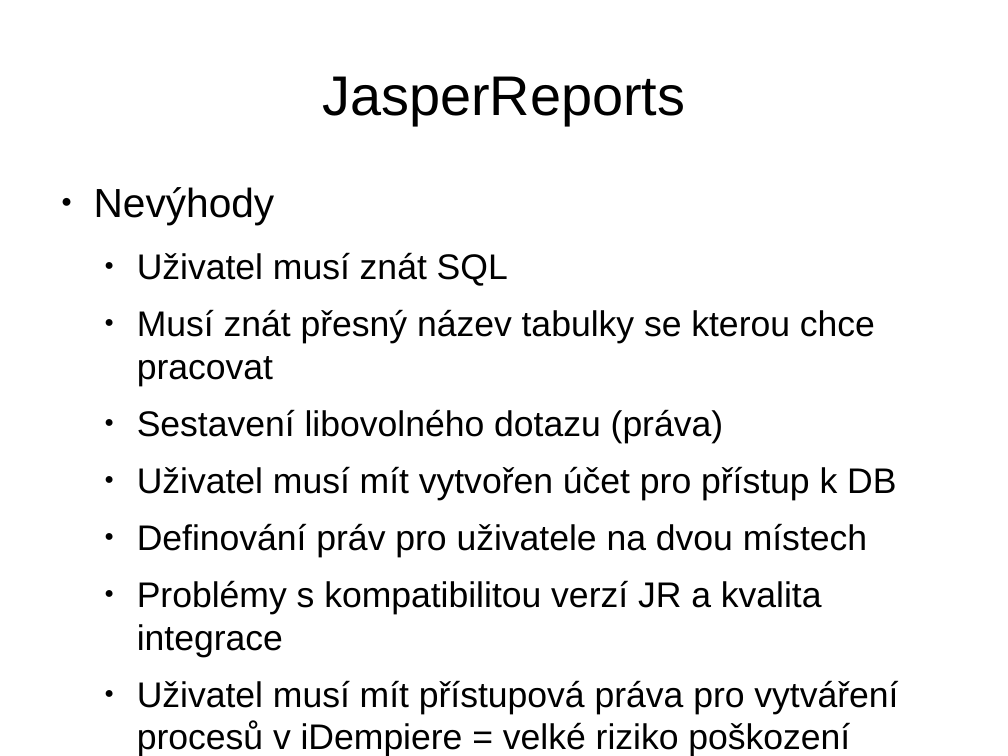
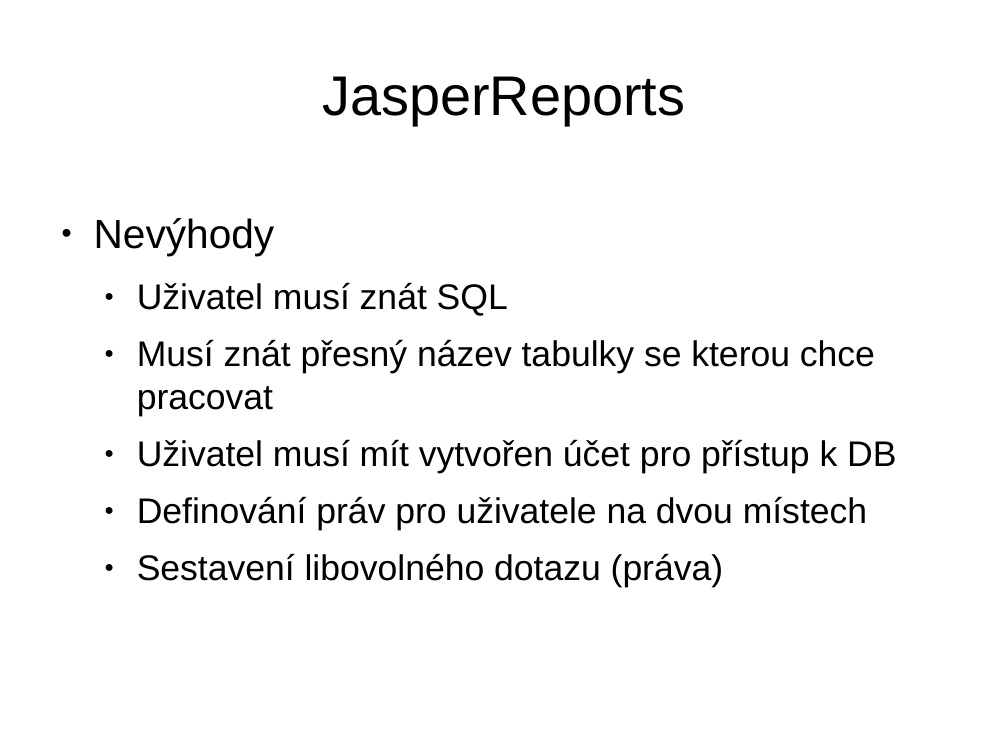
Before and after one commit to martin-vavrusak/mgr_statnice, a slide deck: slide 13 of !prezentace/vavrusak_WYSIVYG.odp (slide 9 before the commit). Drawn at 1008x756 pixels with LibreOffice and Linux fonts; fonts in the diff are those of the drawing. Boxes give left, top, right and bottom in pixels: in the first picture for what was removed or moved away, otherwise in the second. Text is boxed around its words. In the diff, an @@ line names an element or a change of style, - is before the commit and + after.

```diff
--- a/!prezentace/vavrusak_WYSIVYG.odp
+++ b/!prezentace/vavrusak_WYSIVYG.odp
@@ text "Nevýhody" at (94,218,896,588): vertical alignment top to middle @@
@@ text at (137,409,724,443): paragraph removed @@
-  ● Sestavení libovolného dotazu (práva)
@@ text at (137,553,724,588): text changed @@
-  ● Problémy s kompatibilitou verzí JR a kvalita integrace
-  ● Uživatel musí mít přístupová práva pro vytváření procesů v iDempiere = velké riziko poškození systému
+  ● Sestavení libovolného dotazu (práva)
```
Also in this commit, not shown: 12 other slides changed, 21 slides added, 29 other files.
